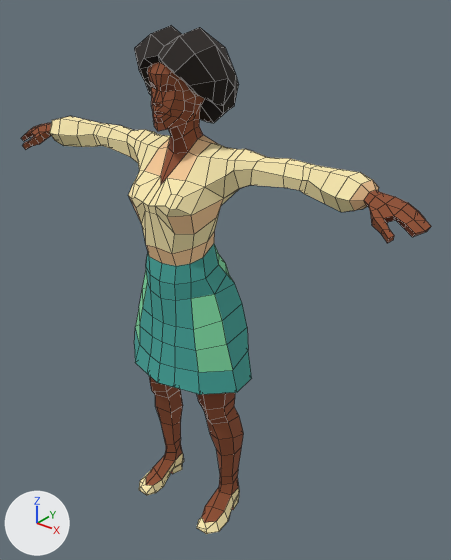
The FBX model FindMe/Assets/DenysAlmaral/CityPeopleMegaPack/Meshes/city/casual_Female_F.fbx, before and after one commit.
One viewpoint serves both versions: a camera (50 mm lens) standing at (1.277, -1.371, 1.864) and looking at (0.081, 0.125, 0.936). The axes (+X, +Y, +Z) are drawn at lower left. The lights are the same throughout. The first picture is the older version. Mesh edges are drawn as thin lines. Where no turn or scale is listed for an object, it has been applied to the vertices.

Objects in the first picture: 'casual_Female_F'.
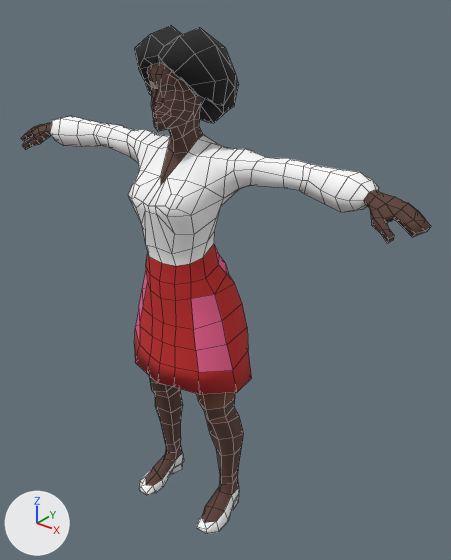
Changed parts and their boxes [x1, y1, x2, y2] in the pictures (451 x 560 px):
'casual_Female_F', surface changed, shading changed
    both: [21, 30, 431, 534]
part 1 of me_mesh, shading changed
    both: [21, 42, 431, 534]
part 2 of me_mesh, surface changed
    both: [21, 42, 431, 523]

What the commit changed:
Picture 'Palette2025.psd' (img_palette2025_psd) is new.
Material 'peopleColors' (mat_peoplecolors) changes its picture from img_people_pal_png to img_palette2025_psd.
me_mesh has 751 vertices, 778 faces and spans x -0.79..0.79, y -0.14..0.18, z 0.0..1.74.
me_mesh is used by ob_casual_female_f; location (0.0, 0.0, 0.0).
me_mesh part 1: edges marked sharp go from 1519 to 0.
me_mesh part 2: texture (UV) coordinates of 460 of 778 faces, centred in x -0.79..0.79, y -0.13..0.17, z 0.05..1.72, changed; they spanned u 0.14..0.92, v 0.35..0.77 and now span u 0.24..0.91, v 0.33..0.91.
